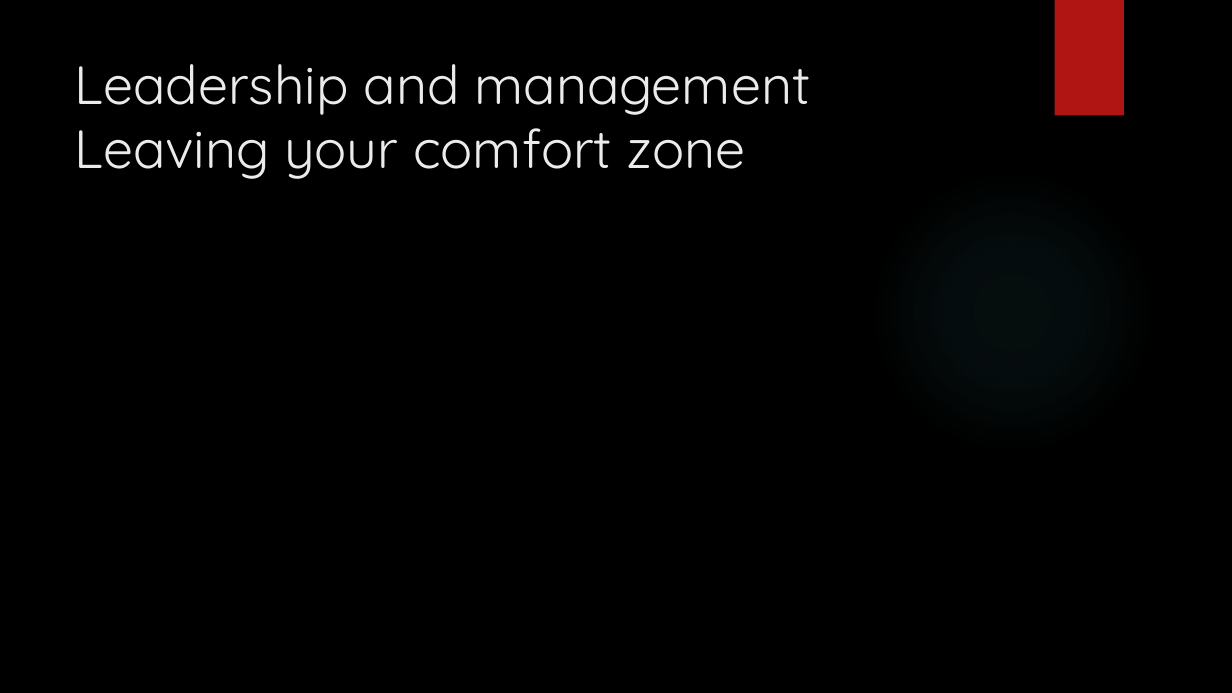
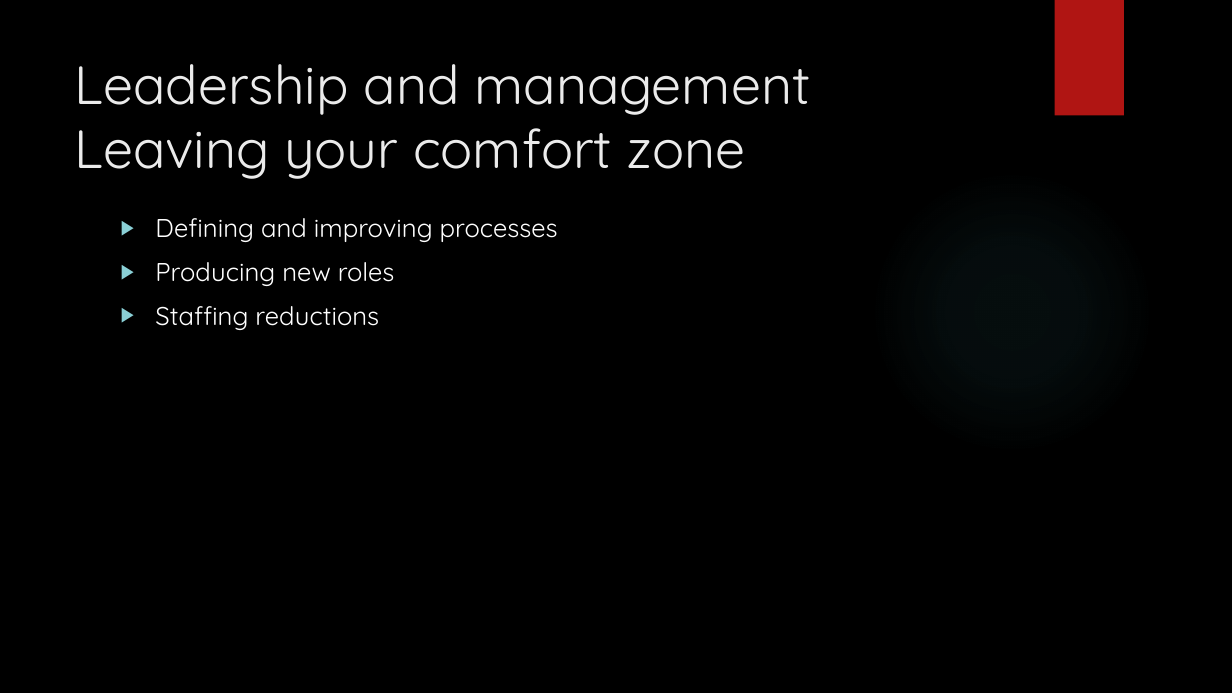
Before and after one commit to dennisdietrich/First180Days, a slide deck: slide 15 of Sitting in meetings all day long.pptx. Drawn at 1232x693 pixels with LibreOffice and Linux fonts; fonts in the diff are those of the drawing; background and template pictures are left out. Boxes give left, top, right and bottom in pixels: in the first picture for what was removed or moved away, otherwise in the second. Text is boxed around its words. In the diff, an @@ line names an element or a change of style, - is before the commit and + after.

```diff
--- a/Sitting in meetings all day long.pptx
+++ b/Sitting in meetings all day long.pptx
@@ text added at [155, 218, 558, 330], 20 pt, text #FFFFFF @@
+▶ Defining and improving processes
+▶ Producing new roles
+▶ Staffing reductions
```
Also in this commit, not shown: 1 slide added.
